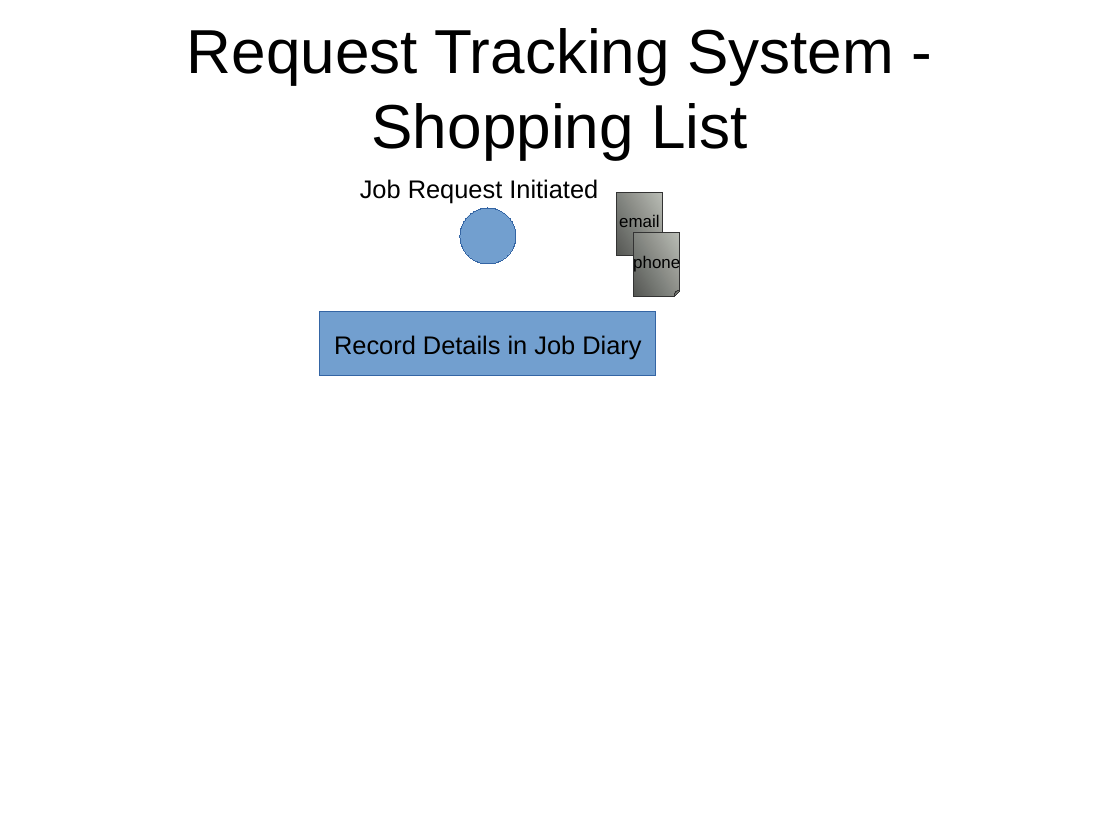
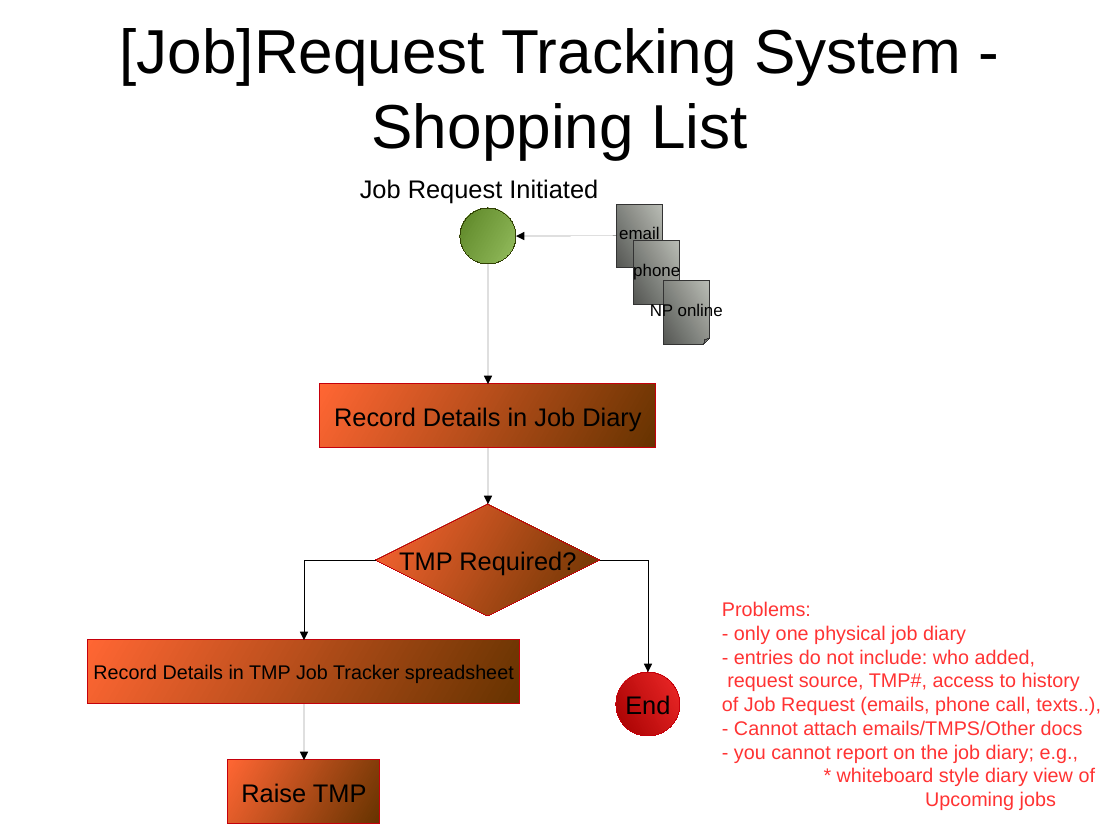
Before and after one commit to monkeysh1ne/TMNZ_Stuff, a slide deck: slide 12 of Workflows BP Models.odp. Drawn at 1120x840 pixels with LibreOffice and Linux fonts; fonts in the diff are those of the drawing. Boxes give left, top, right and bottom in pixels: in the first picture for what was removed or moved away, otherwise in the second. Text is boxed around its words. In the diff, an @@ line names an element or a change of style, - is before the commit and + after.

Commit message:
Add mindmap specific to service requests.  Continue to build Schedule Jobs workflow in 'Workflows BP Models' presentation.

```diff
--- a/Workflows BP Models.odp
+++ b/Workflows BP Models.odp
@@ title at box(120, 28, 961, 159): text changed @@
-Request Tracking System - Shopping List
+[Job]Request Tracking System - Shopping List
@@ ellipse at box(460, 208, 516, 264): fill #729FCF to gradient #94BD5E to #5C8526; outline #3465A4 0 pt to #314004 0 pt @@
@@ folded corner "email": place and size @@
-folded corner "email" at box(617, 192, 664, 256)
+folded corner "email" at box(617, 204, 664, 268)
@@ arrow added from (617, 236) to (516, 236), #000000 0 pt @@
@@ arrow added from (488, 264) to (488, 384), #000000 0 pt @@
@@ folded corner "phone": place and size @@
-folded corner "phone" at box(634, 233, 681, 297)
+folded corner "phone" at box(634, 241, 681, 305)
@@ folded corner added at box(664, 281, 710, 345), fill gradient #BABDB6 to #555753, outline #333333 0 pt, 12 pt, text #000000 @@
+NP online
@@ rectangle "Record Details in Job Diary": place and size @@
-rectangle "Record Details in Job Diary" at box(320, 312, 657, 376)
+rectangle "Record Details in Job Diary" at box(320, 384, 657, 448)
@@ rectangle "Record Details in Job Diary" at box(320, 384, 657, 448): fill #729FCF to gradient #663300 to #FF6633; outline #3465A4 0 pt to #C5000B 0 pt @@
@@ arrow added from (488, 448) to (488, 504), #000000 0 pt @@
@@ diamond added at box(376, 504, 600, 616), fill gradient #663300 to #FF6633, outline #C5000B 0 pt, 18 pt, text #000000 @@
+TMP Required?
@@ elbow arrow added from (376, 560) to (304, 640), #000000 0 pt @@
@@ elbow arrow added from (601, 560) to (648, 672), #000000 0 pt @@
@@ text added at box(722, 601, 1101, 810), 14 pt, text #FF3333 @@
+Problems:
+- only one physical job diary
+- entries do not include: who added,
+request source, TMP#, access to history
+of Job Request (emails, phone call, texts..),
+- Cannot attach emails/TMPS/Other docs
+- you cannot report on the job diary; e.g.,
+* whiteboard style diary view of
+Upcoming jobs
@@ rectangle added at box(88, 640, 520, 704), fill gradient #663300 to #FF6633, outline #C5000B 0 pt, 14 pt, text #000000 @@
+Record Details in TMP Job Tracker spreadsheet
@@ ellipse added at box(616, 672, 680, 736), fill gradient #EF2929 to #A40000, outline #C5000B 0 pt, 18 pt, text #000000 @@
+End
@@ arrow added from (304, 704) to (304, 760), #000000 0 pt @@
@@ rectangle added at box(228, 760, 380, 824), fill gradient #663300 to #FF6633, outline #C5000B 0 pt, 18 pt, text #000000 @@
+Raise TMP
```
Also in this commit, not shown: 2 other slides changed, 1 slide added, 2 other files.
